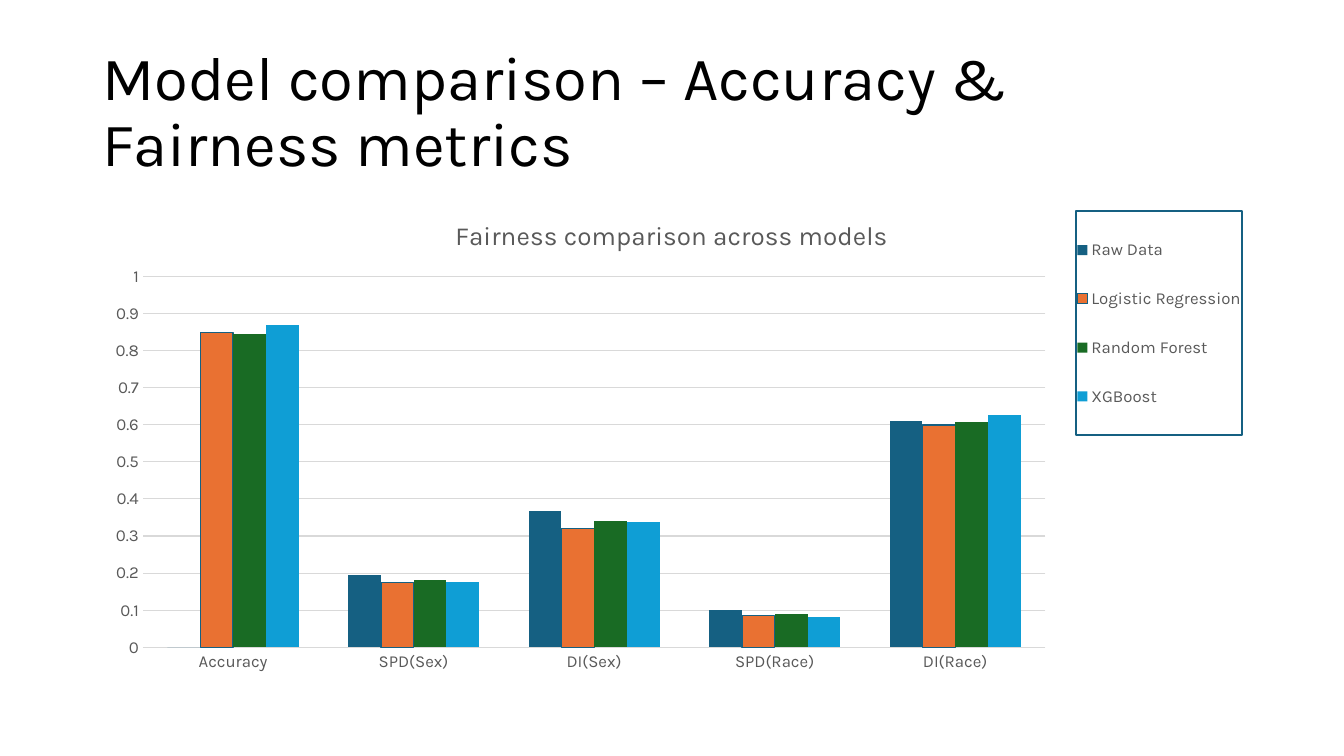
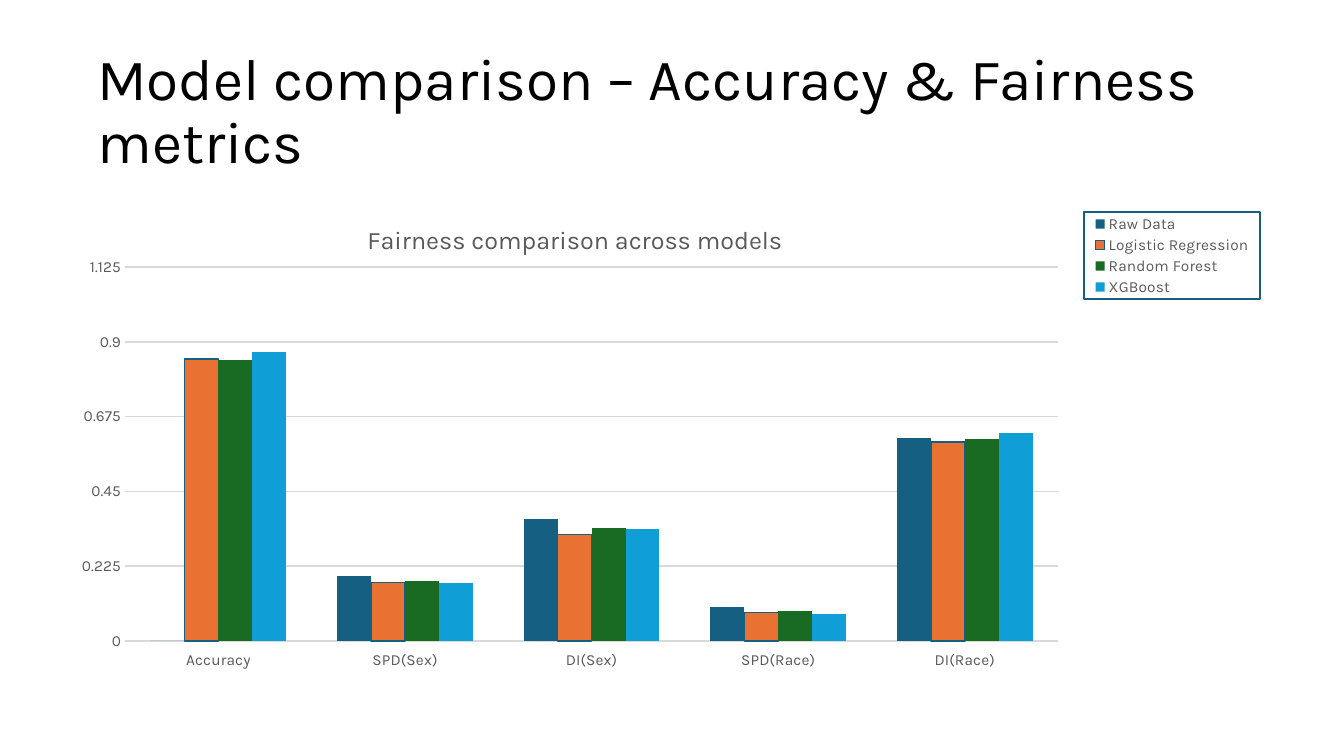
Before and after one commit to VillafuerTech/fairness-awareness-ML, a slide deck: slide 8 of reports/slides_step1/Fairness_Aware_ML.pptx (slide 5 before the commit). Drawn at 1344x756 pixels with LibreOffice and Linux fonts; fonts in the diff are those of the drawing. Boxes give left, top, right and bottom in pixels: in the first picture for what was removed or moved away, otherwise in the second. Text is boxed around its words. In the diff, an @@ line names an element or a change of style, - is before the commit and + after.

```diff
--- a/reports/slides_step1/Fairness_Aware_ML.pptx
+++ b/reports/slides_step1/Fairness_Aware_ML.pptx
@@ title "Model comparison – Accuracy & ..." at [97,59,1197,164]: size 44 to 41.8 pt @@
@@ column chart at [71,212,1261,671] @@
@@ title "Fairness comparison across models " to "Fairness comparison across models" @@
@@ legend changed @@
@@ category axis changed @@
@@ value axis changed @@
@@ plot area changed @@
@@ column chart: place and size @@
-column chart at [93,202,1252,682]
+column chart at [71,212,1261,671]
```
Also in this commit, not shown: 4 other slides changed, 3 slides added, 1 other file.
